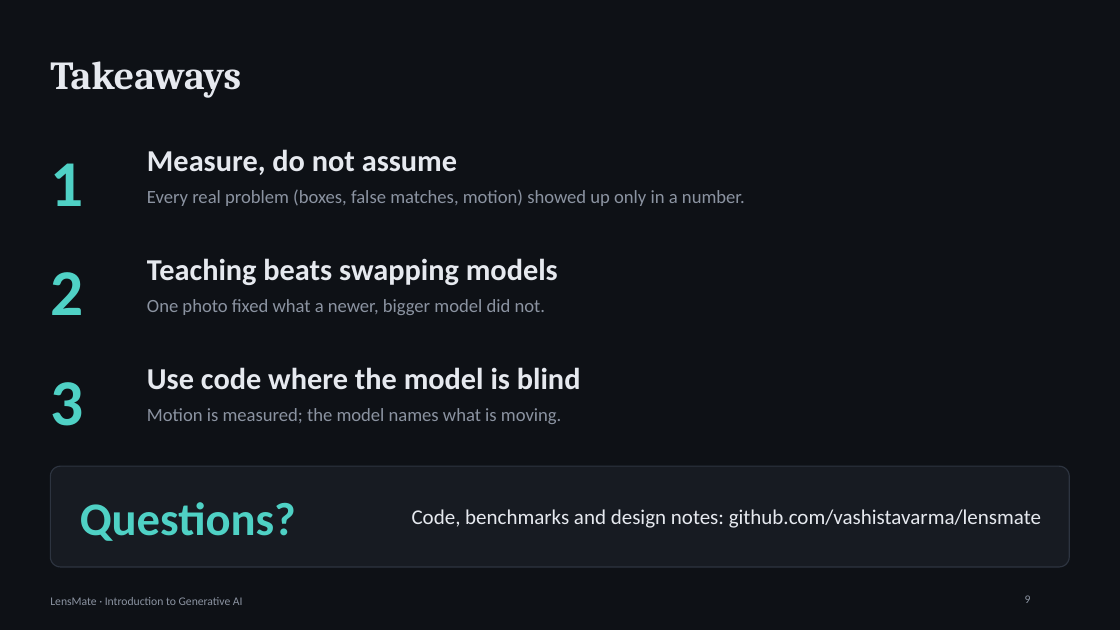
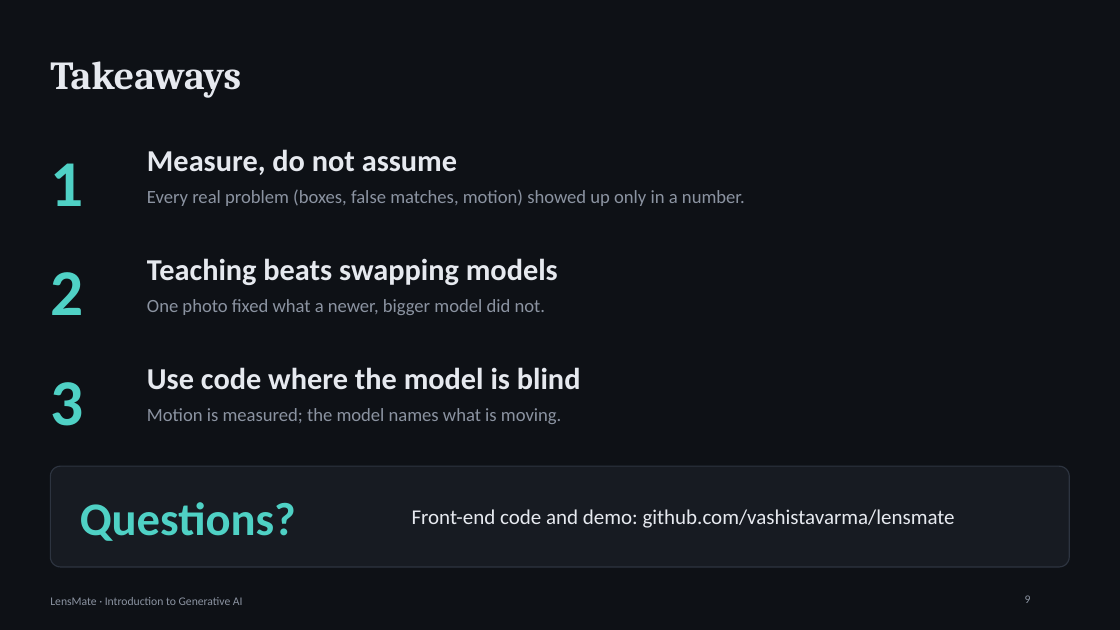
Before and after one commit to vashistavarma/lensmate, a slide deck: slide 9 of docs/LensMate_presentation.pptx. Drawn at 1120x630 pixels with LibreOffice and Linux fonts; fonts in the diff are those of the drawing. Boxes give left, top, right and bottom in pixels: in the first picture for what was removed or moved away, otherwise in the second. Text is boxed around its words. In the diff, an @@ line names an element or a change of style, - is before the commit and + after.

```diff
--- a/docs/LensMate_presentation.pptx
+++ b/docs/LensMate_presentation.pptx
@@ text at [412,509,955,528]: text changed @@
-Code, benchmarks and design notes: github.com/vashistavarma/lensmate
+Front-end code and demo: github.com/vashistavarma/lensmate
```
Also in this commit, not shown: 3 other files.
